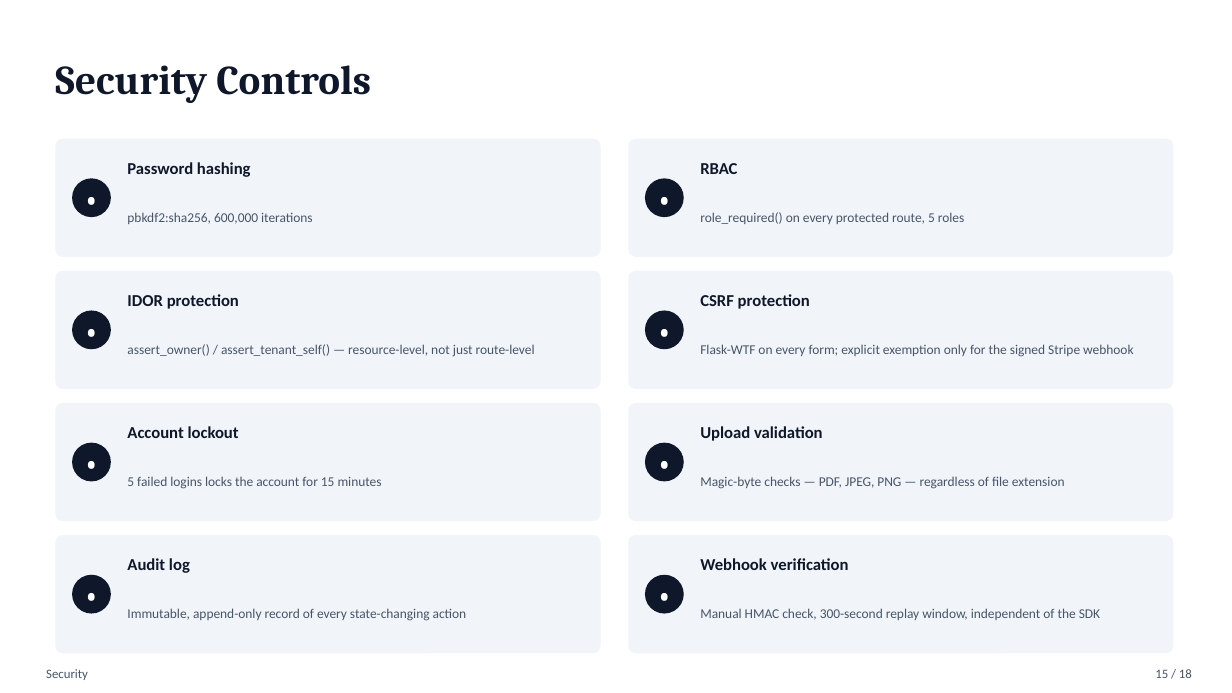
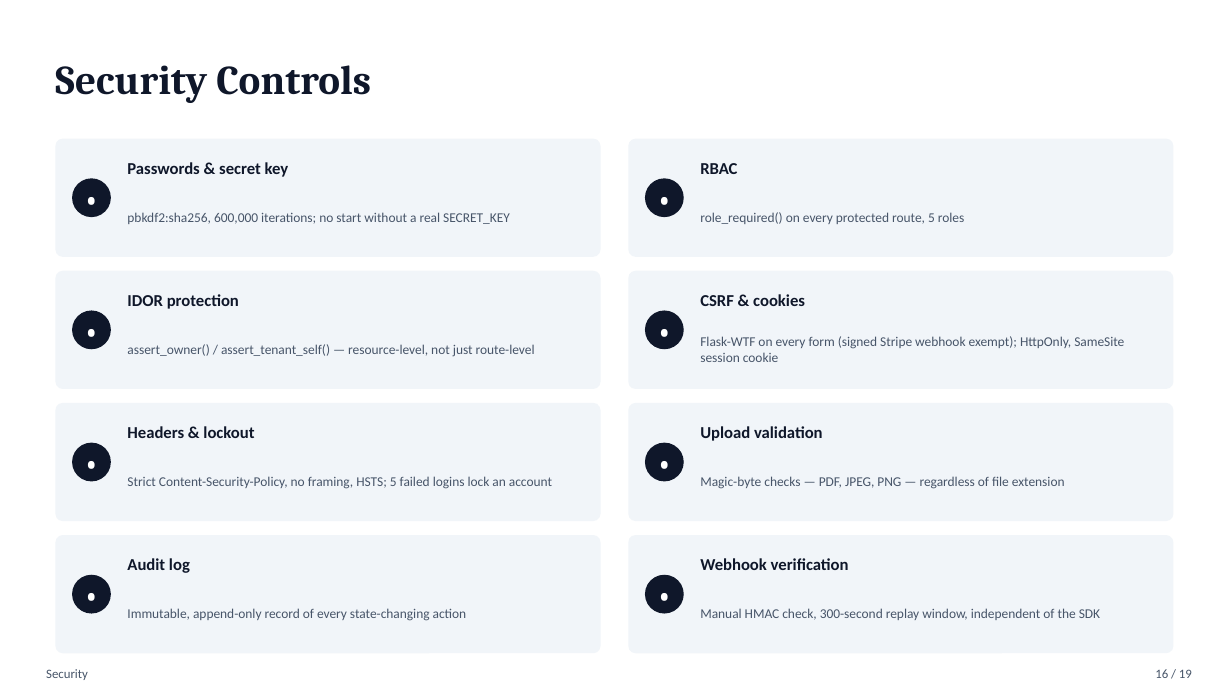
Before and after one commit to Abdur-lab/github-slideshow, a slide deck: slide 16 of docs/ABDURRAHMAAN_IT401_DEL_6_PRESENTATION.pptx (slide 15 before the commit). Drawn at 1232x693 pixels with LibreOffice and Linux fonts; fonts in the diff are those of the drawing. Boxes give left, top, right and bottom in pixels: in the first picture for what was removed or moved away, otherwise in the second. Text is boxed around its words. In the diff, an @@ line names an element or a change of style, - is before the commit and + after.

```diff
--- a/docs/ABDURRAHMAAN_IT401_DEL_6_PRESENTATION.pptx
+++ b/docs/ABDURRAHMAAN_IT401_DEL_6_PRESENTATION.pptx
@@ text at (127, 162, 289, 177): text changed @@
-Password hashing
+Passwords & secret key
@@ text at (127, 212, 510, 224): text changed @@
-pbkdf2:sha256, 600,000 iterations
+pbkdf2:sha256, 600,000 iterations; no start without a real SECRET_KEY
@@ text at (700, 294, 805, 306): text changed @@
-CSRF protection
+CSRF & cookies
@@ text at (700, 336, 1124, 362): text changed @@
-Flask-WTF on every form; explicit exemption only for the signed Stripe webhook
+Flask-WTF on every form (signed Stripe webhook exempt); HttpOnly, SameSite session cookie
@@ text at (127, 426, 254, 438): text changed @@
-Account lockout
+Headers & lockout
@@ text at (127, 476, 552, 489): text changed @@
-5 failed logins locks the account for 15 minutes
+Strict Content-Security-Policy, no framing, HSTS; 5 failed logins lock an account
@@ text at (1155, 669, 1192, 678): text changed @@
-15 / 18
+16 / 19
```
Also in this commit, not shown: 16 other slides changed, 1 slide added, 10 other files.
